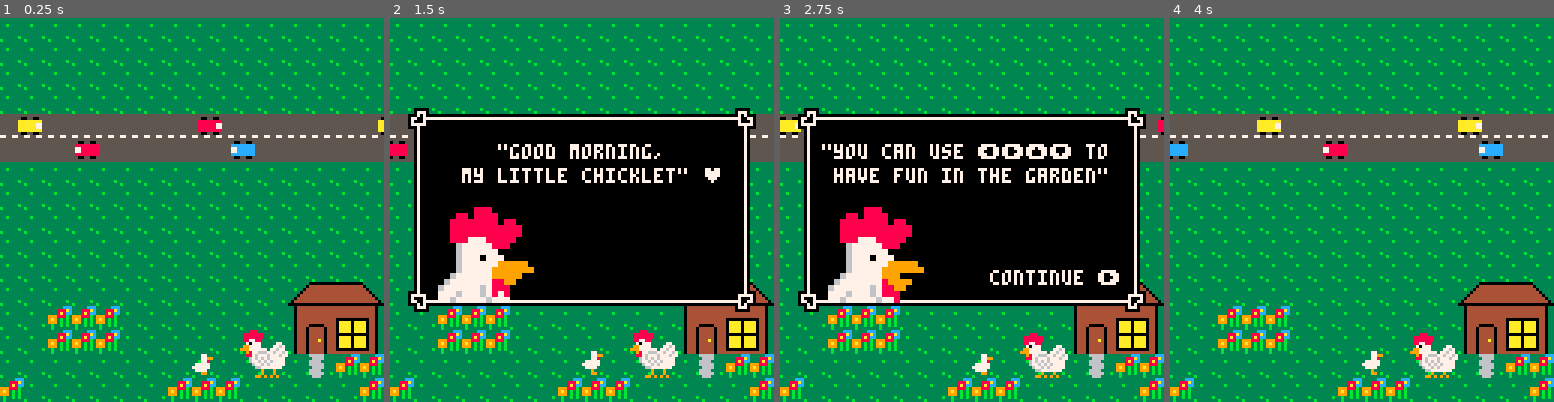
Above: before the commit, frames 1-4 (left to right).
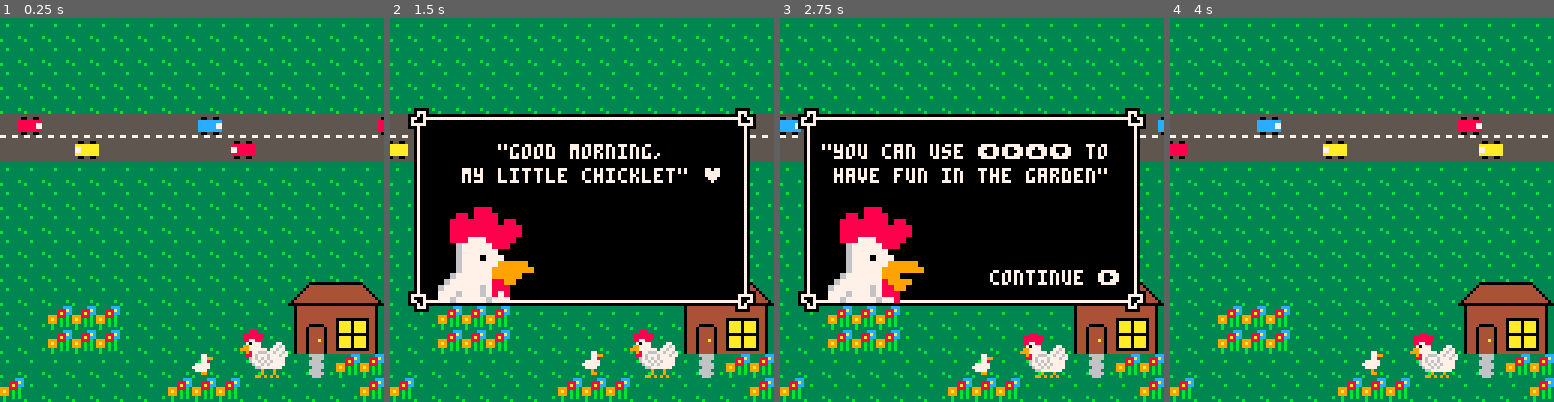
Above: after the commit, the same moments.

Repository: manon-gfx/chicken-road
Game: PICO-8 cartridge chicken-road.p8
Same seed, same stepped clock (60 frames per second), same inputs: the game is played once before the commit and once after it.
Inputs:
- Up to frame 1 (0.25 s): no input
- Up to frame 2 (1.5 s): tap O (Z key) at 0.33, 0.7, 1.43 s; tap X (X key) at 1.07 s
- Up to frame 3 (2.75 s): hold Left 1.97-2.37 s; tap X (X key) at 2.07, 2.4, 2.73 s; tap O (Z key) at 2.22 s; hold Down from 2.42 s (still down)
- Up to frame 4 (4 s): release Down at 2.82 s; hold Right 2.87-3.53 s; tap X (X key) at 3.07, 3.4, 3.73 s; tap O (Z key) at 3.1, 3.98 s; hold Up from 3.58 s (still down)

The runs differ from the first frame. In frame 1, 0.7% of the frame differs, in the area x 4-100%, y 26-36%; in frame 2, 0.1%; in frame 3, 0.2%; in frame 4, 0.8%, in the area x 0-87%, y 26-36%.

Commit message:
Added spawners to init_lvl_1()

Diff:
--- a/chicken-road.p8
+++ b/chicken-road.p8
@@ -1,6 +1,70 @@
 pico-8 cartridge // http://www.pico-8.com
 version 41
 __lua__
+
+function car_spawner(l,s,r)
+ add(spawners,{y=l*-8,s=s,r=r,t=t(),ty="car"})
+end
+function log_spawner(l,s,r)
+ add(spawners,{y=l*-8,s=s,r=r,t=t(),ty="log"})
+end
+
+function init_lvl1()
+ local base=0
+
+ car_spawner(base+11,-0.7,2.5)
+ car_spawner(base+12,0.8,2.5)
+
+ car_spawner(base+17,0.8,3)
+
+ log_spawner(base+19,0.5,3.5)
+
+ car_spawner(base+21,0.8,3)
+ car_spawner(base+22,1.0,2)
+ car_spawner(base+24,-0.9,3)
+ car_spawner(base+25,-1.2,2.5)
+
+ log_spawner(base+27,-1.0,2.5)
+ spawn_pads(-28*8,0x318c)
+ log_spawner(base+29,1.2,3)
+
+ car_spawner(base+31,-1.2,2)
+ log_spawner(base+32,1.2,3)
+ car_spawner(base+33,-1.5,2)
+end
+
+function init_lvl2()
+ local base=cumheights[1]
+ car_spawner(base+5,0.8,2.5)
+ car_spawner(base+6,0.8,2.5)
+ car_spawner(base+7,0.8,2.5)
+
+ log_spawner(base+19,0.8,2.5)
+ log_spawner(base+20,0.8,2.5)
+
+ car_spawner(base+26,0.8,2.5)
+ car_spawner(base+27,0.8,2.5)
+
+ car_spawner(base+34,0.8,2.5)
+ car_spawner(base+35,0.8,2.5)
+ car_spawner(base+36,0.8,2.5)
+ car_spawner(base+37,0.8,2.5)
+
+ car_spawner(base+40,0.8,2.5)
+ car_spawner(base+41,0.8,2.5)
+ car_spawner(base+42,0.8,2.5)
+ car_spawner(base+43,0.8,2.5)
+ car_spawner(base+44,0.8,2.5)
+ car_spawner(base+45,0.8,2.5)
+
+ car_spawner(base+48,0.8,2.5)
+ car_spawner(base+49,0.8,2.5)
+ log_spawner(base+50,0.8,2.5)
+ log_spawner(base+51,0.8,2.5)
+ car_spawner(base+52,0.8,2.5)
+ car_spawner(base+53,0.8,2.5)
+end
+
 function _init()
  print("♥")
  px=64
@@ -28,21 +92,8 @@
 
  // spawn spawners
  spawners={}
- add(spawners,{y=-96,s=0.8,r=2.5,t=t(),ty="car"})
- add(spawners,{y=-88,s=-0.7,r=2.5,t=t(),ty="car"})
- add(spawners,{y=-17*8,s=0.8,r=3,t=t(),ty="car"})
- add(spawners,{y=-19*8,s=0.5,r=3.5,t=t(),ty="log"})
- add(spawners,{y=-21*8,s=0.8,r=3,t=t(),ty="car"})
- add(spawners,{y=-22*8,s=1.0,r=2,t=t(),ty="car"})
- add(spawners,{y=-24*8,s=-0.9,r=3,t=t(),ty="car"})
- add(spawners,{y=-25*8,s=-1.2,r=2.5,t=t(),ty="car"})
- add(spawners,{y=-27*8,s=-1.0,r=2.5,t=t(),ty="log"})
- spawn_pads(-28*8,0x318c)
- add(spawners,{y=-29*8,s=1.2,r=3,t=t(),ty="log"})
- add(spawners,{y=-31*8,s=-1.2,r=2,t=t(),ty="car"})
- add(spawners,{y=-32*8,s=1.2,r=3,t=t(),ty="log"})
- add(spawners,{y=-33*8,s=-1.5,r=2,t=t(),ty="car"})
-
+ init_lvl1()
+ init_lvl2()
  // prewarm spawners
  for s in all(spawners) do
   prewarm_spawner(s)
@@ -228,7 +279,7 @@
 -- all map and camera stuff --
 
 viewheight=16
-lvlheights={36,64}
+lvlheights={36,64,64,64}
 cumheights={}
 
 function init_cumheights()
